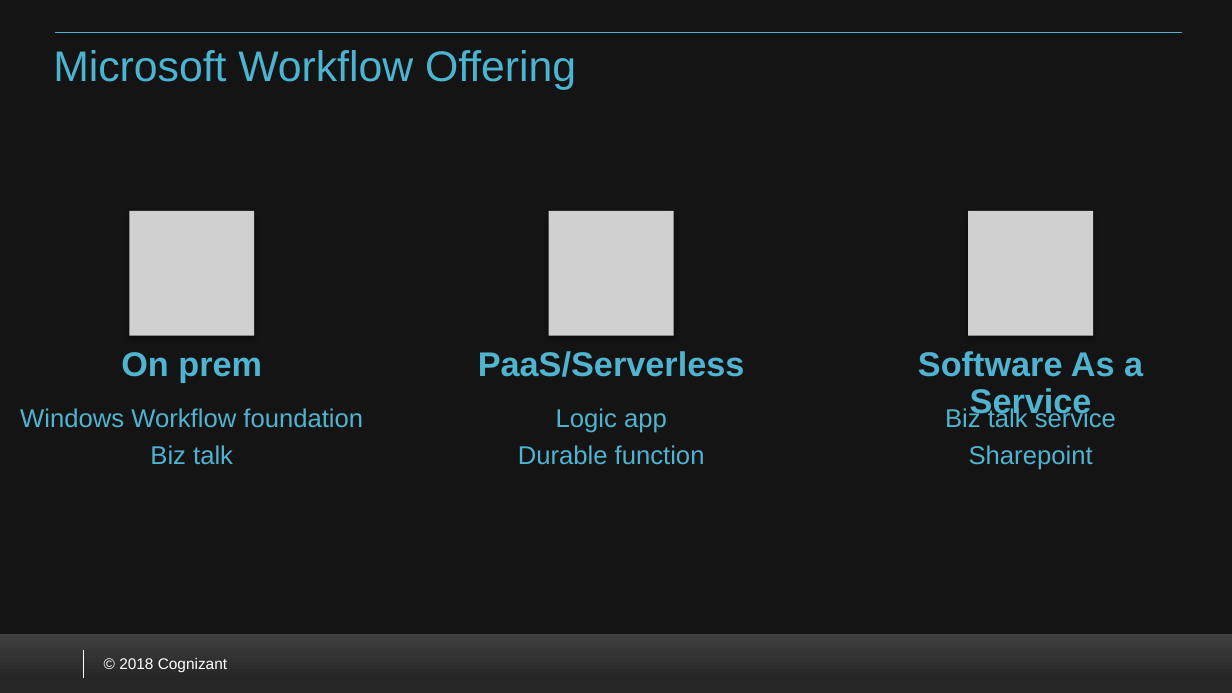
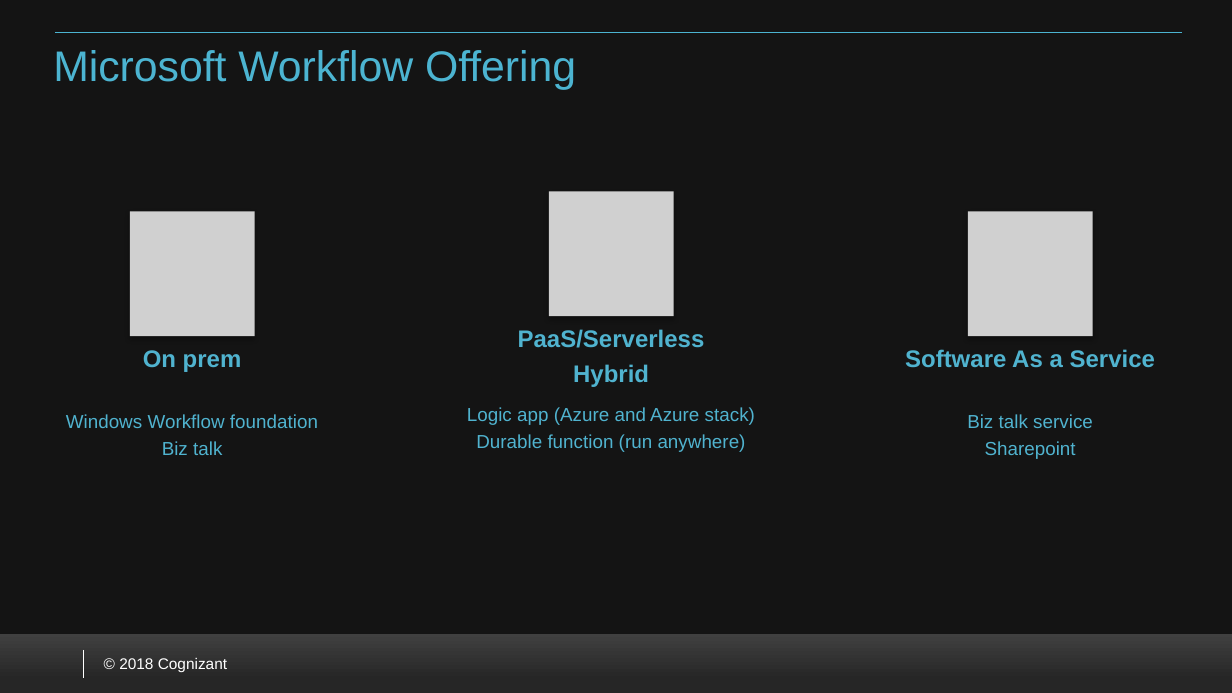
Before and after one commit to VenkateshSrini/MyDocuments, a slide deck: slide 21 of Azurefunction 2.0.pptx (slide 19 before the commit). Drawn at 1232x693 pixels with LibreOffice and Linux fonts; fonts in the diff are those of the drawing; grey boxes stand for pictures; background and template pictures are left out. Boxes give left, top, right and bottom in pixels: in the first picture for what was removed or moved away, otherwise in the second. Text is boxed around its words. In the diff, an @@ line names an element or a change of style, - is before the commit and + after.

Commit message:
Uploaded the changes

```diff
--- a/Azurefunction 2.0.pptx
+++ b/Azurefunction 2.0.pptx
@@ picture: place and size @@
-picture at [548, 211, 673, 335]
+picture at [549, 191, 674, 315]
@@ text "PaaS/Serverless": place and size @@
-text "PaaS/Serverless" at [478, 351, 745, 377]
+text "PaaS/Serverless" at [518, 329, 705, 387]
@@ text at [518, 329, 705, 348]: size 20 to 14 pt in "PaaS/Serverless"; less space between paragraphs @@
@@ text "On prem" at [143, 350, 242, 372]: size 20 to 14 pt; less space between paragraphs @@
@@ text "Software As a Service" at [905, 349, 1155, 368]: size 20 to 14 pt; less space between paragraphs @@
@@ text at [573, 364, 649, 387]: paragraph added @@
+Hybrid
@@ text "Windows Workflow foundation" at [66, 414, 318, 455]: size 15 to 11 pt; less space between paragraphs @@
@@ text at [467, 407, 755, 452]: text changed; size 15 to 11 pt @@
-Logic app
-Durable function
+Logic app (Azure and Azure stack)
+Durable function (run anywhere)
@@ text "Biz talk service" at [967, 414, 1093, 459]: size 15 to 11 pt; less space between paragraphs @@
```
Also in this commit, not shown: 2 slides added.
